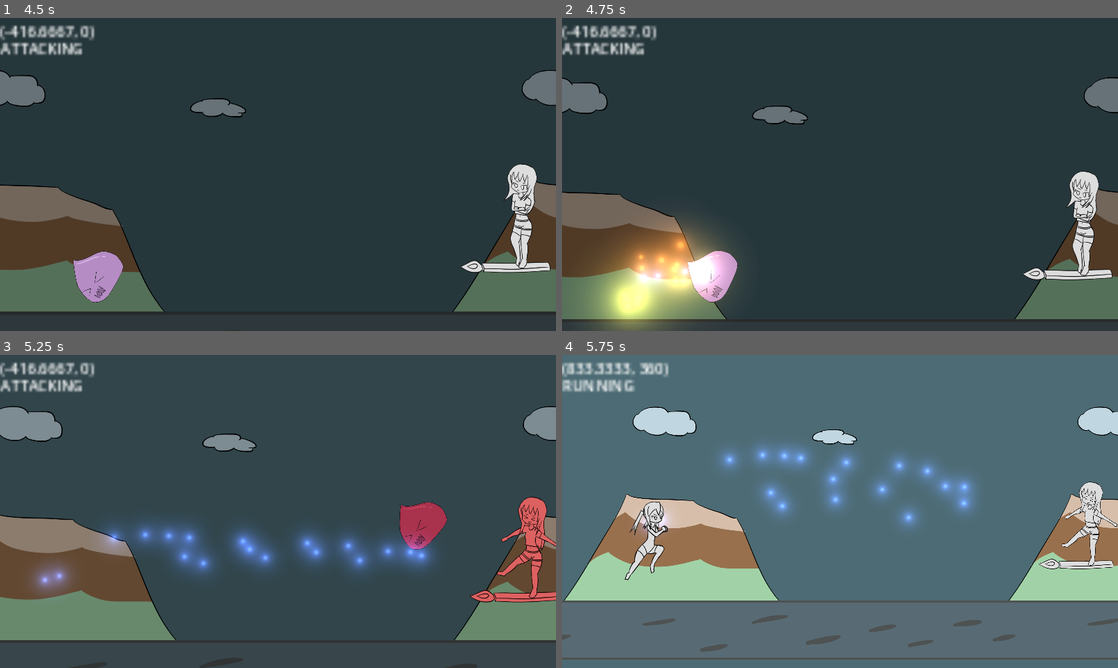
Above: before the commit, frames 1-4 (two rows, left to right).
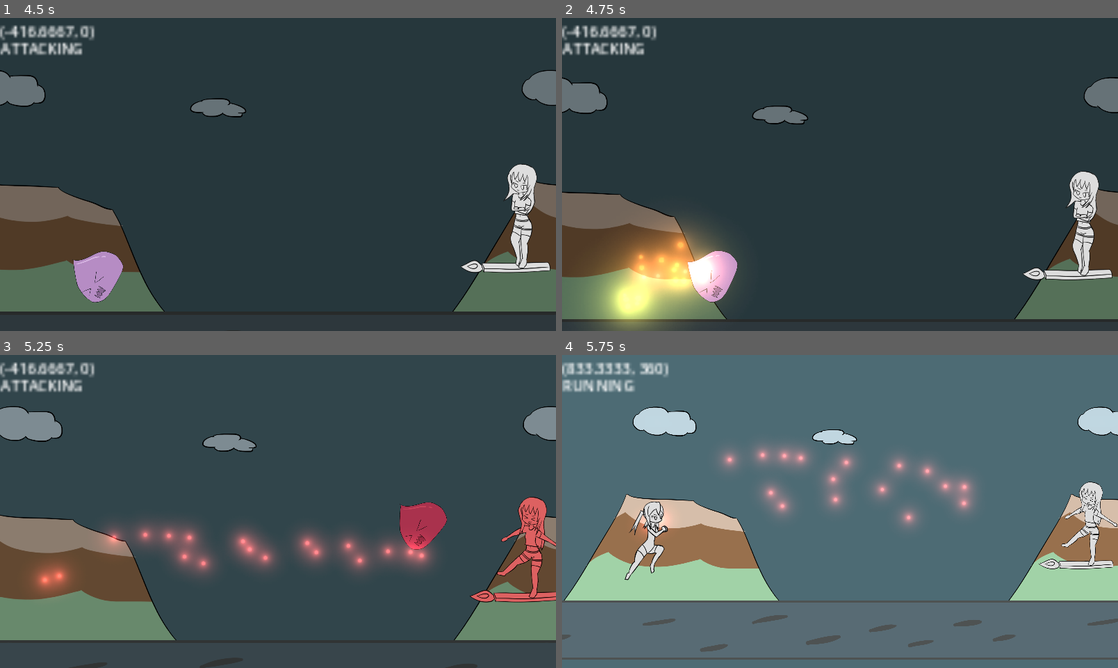
Above: after the commit, the same moments.

Repository: BeatMil/Animurun
Game: Godot game, scene res://scenes/main_menu.tscn
Same seed, same stepped clock (60 frames per second), same inputs: the game is played once before the commit and once after it.
Inputs:
- Up to frame 1 (4.5 s): click "Sound Test" at 0.5 s; click "Start" at 1.25 s; hold K (dodge) 2.03-2.78 s; hold D (move_right) 2.03-3.53 s; tap Space (jump) at 2.27, 2.3, 2.57, 2.85, 3.02, 3.32, 3.8 s; tap K (dodge) at 3.05 s; hold A (move_left) 3.53-4.28 s; hold L (attack) 3.53-4.28 s; hold D (move_right) from 4.28 s (still down); tap J (block) at 4.35 s
- Up to frame 2 (4.75 s): keep holding D (move_right); tap Space (jump) at 4.52 s; tap K (dodge) at 4.55 s
- Up to frame 3 (5.25 s): keep holding D (move_right); tap Space (jump) at 4.82 s; hold K (dodge) from 5.03 s (still down)
- Up to frame 4 (5.75 s): keep holding D (move_right); keep holding K (dodge); tap Space (jump) at 5.27, 5.3, 5.57 s

Frame 1 is identical in both runs. In frame 2, 0.7% of the frame differs, in the area x 12-29%, y 77-88%; in frame 3, 4.3%, in the area x 6-78%, y 54-76%; in frame 4, 2.6%.

Commit message:
Add spike_jump

Diff:
--- a/scenes/forest.tscn
+++ b/scenes/forest.tscn
@@ -1958,7 +1958,7 @@
 [node name="ChiichanDefaultPos" type="Marker2D" parent="Markers"]
 position = Vector2(523, 749)
 
-[node name="SpikeSpawnPos" type="Marker2D" parent="Markers"]
+[node name="SpikeSpawnPos1" type="Marker2D" parent="Markers"]
 position = Vector2(1600, 704)
 
 [node name="SpikeSpawnPos2" type="Marker2D" parent="Markers"]
--- a/scripts/forest.gd
+++ b/scripts/forest.gd
@@ -25,7 +25,7 @@
 var is_random_spawn = false
 var rng = RandomNumberGenerator.new()
 var taiga_hp = 0
-var phase_helper = 1 # Use Phases enum
+var phase_helper = 3 # Use Phases enum
 var phase_transition_helper = false
 
 
@@ -34,7 +34,7 @@
 var phase_one_enemy_order: Array = [spawn_parry_dodge_chain, spawn_two_slime, spawn_spike]
 var phase_two_enemy_order: Array = [spawn_tank_left_side_spike, spawn_triple_slime, spawn_triple_slime_fake, spawn_spike_storm]
 # var phase_two_enemy_order: Array = [spawn_tank_left_side_spike]
-var phase_three_enemy_order: Array = []
+var phase_three_enemy_order: Array = [spawn_spike_slime_jump_parry]
 
 
 # Reference
@@ -124,6 +124,7 @@
 
 
 func spawn_phase_three() -> void:
+	taiga_hp = 20
 	order_index = 0
 	enemy_spawn_order = phase_three_enemy_order
 	enemy_order_size = enemy_spawn_order.size()
@@ -190,7 +191,7 @@
 	tank1.position = $"Markers/TankSpawnPos1".position
 
 	var spike = SPIKE.instantiate()
-	spike.position = $"Markers/SpikeSpawnPos".position
+	spike.position = $"Markers/SpikeSpawnPos1".position
 
 	var slime = SLIME.instantiate()
 	slime.position = $"Markers/EnemySpawnPos".position
@@ -296,7 +297,7 @@
 
 func spawn_spike() -> void:
 	var spike = SPIKE.instantiate()
-	spike.position = $"Markers/SpikeSpawnPos".position
+	spike.position = $"Markers/SpikeSpawnPos1".position
 	spike.connect("ded", spawner)
 	add_child(spike)
 
@@ -371,6 +372,43 @@
 	add_child(slime)
 	slime.throw_slime(Vector2(-3000, -1200))
 
+
+### Phase 3
+func spawn_spike_slime_jump_parry() -> void:
+	var slime = SLIME.instantiate()
+	slime.position = $"Markers/EnemySpawnPos2".position
+	var spike = SPIKE.instantiate()
+	spike.position = $"Markers/SpikeSpawnPos3".position
+
+	var slime2 = SLIME.instantiate()
+	slime2.position = $"Markers/EnemySpawnPos2".position
+	var spike2 = SPIKE.instantiate()
+	spike2.position = $"Markers/SpikeSpawnPos1".position
+
+	var slime3 = SLIME.instantiate()
+	slime3.position = $"Markers/EnemySpawnPos2".position
+	slime3.connect("ded", spawner)
+	var spike3 = SPIKE.instantiate()
+	spike3.position = $"Markers/SpikeSpawnPos1".position
+
+	add_child(spike)
+	await get_tree().create_timer(0.9, false).timeout
+	add_child(slime)
+	slime.throw_slime(Vector2(-3000, -2000))
+	await get_tree().create_timer(0.2, false).timeout
+
+	add_child(spike2)
+	await get_tree().create_timer(0.9, false).timeout
+	add_child(slime2)
+	slime2.throw_slime(Vector2(-3000, -2000))
+	await get_tree().create_timer(0.2, false).timeout
+
+	add_child(spike3)
+	await get_tree().create_timer(0.9, false).timeout
+	add_child(slime3)
+	slime3.throw_slime(Vector2(-3000, -2000))
+	await get_tree().create_timer(0.2, false).timeout
+
 ###
 ### Enemy Patterns
 ### Ends
--- a/scripts/slime.gd
+++ b/scripts/slime.gd
@@ -97,8 +97,12 @@
 				apply_impulse(Vector2(4000, -2000))
 				apply_torque_impulse(100000)
 			else:
-				apply_impulse(Vector2(3000, -1900))
-				apply_torque_impulse(100000)
+				if body.velocity.y < 0: # if chiichan is jumping up
+					apply_impulse(Vector2(3000, 0))
+					apply_torque_impulse(100000)
+				else:
+					apply_impulse(Vector2(3000, -1900))
+					apply_torque_impulse(100000)
 		else:
 			# slime got pushed away
 			is_moving = false
